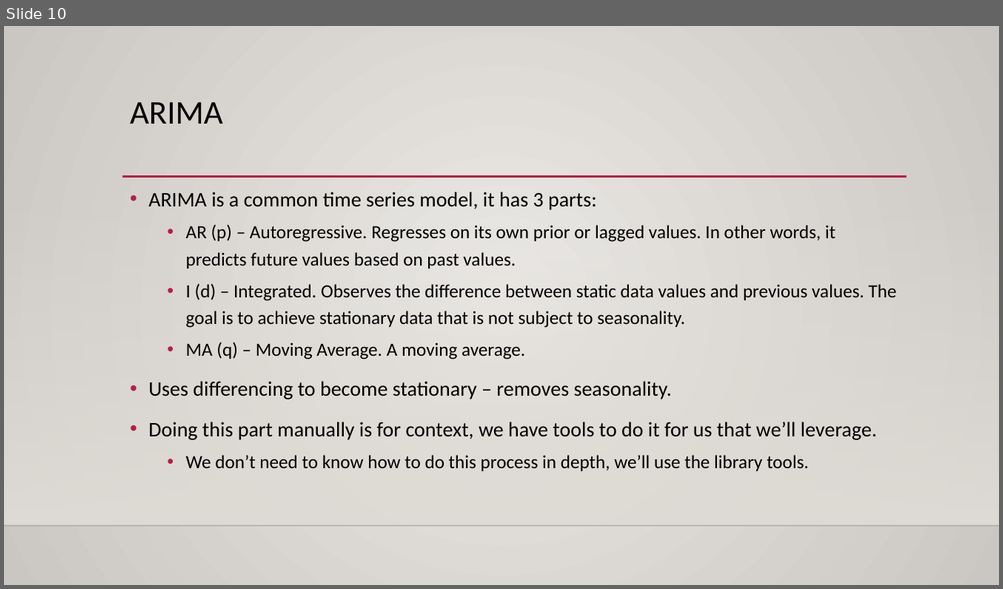
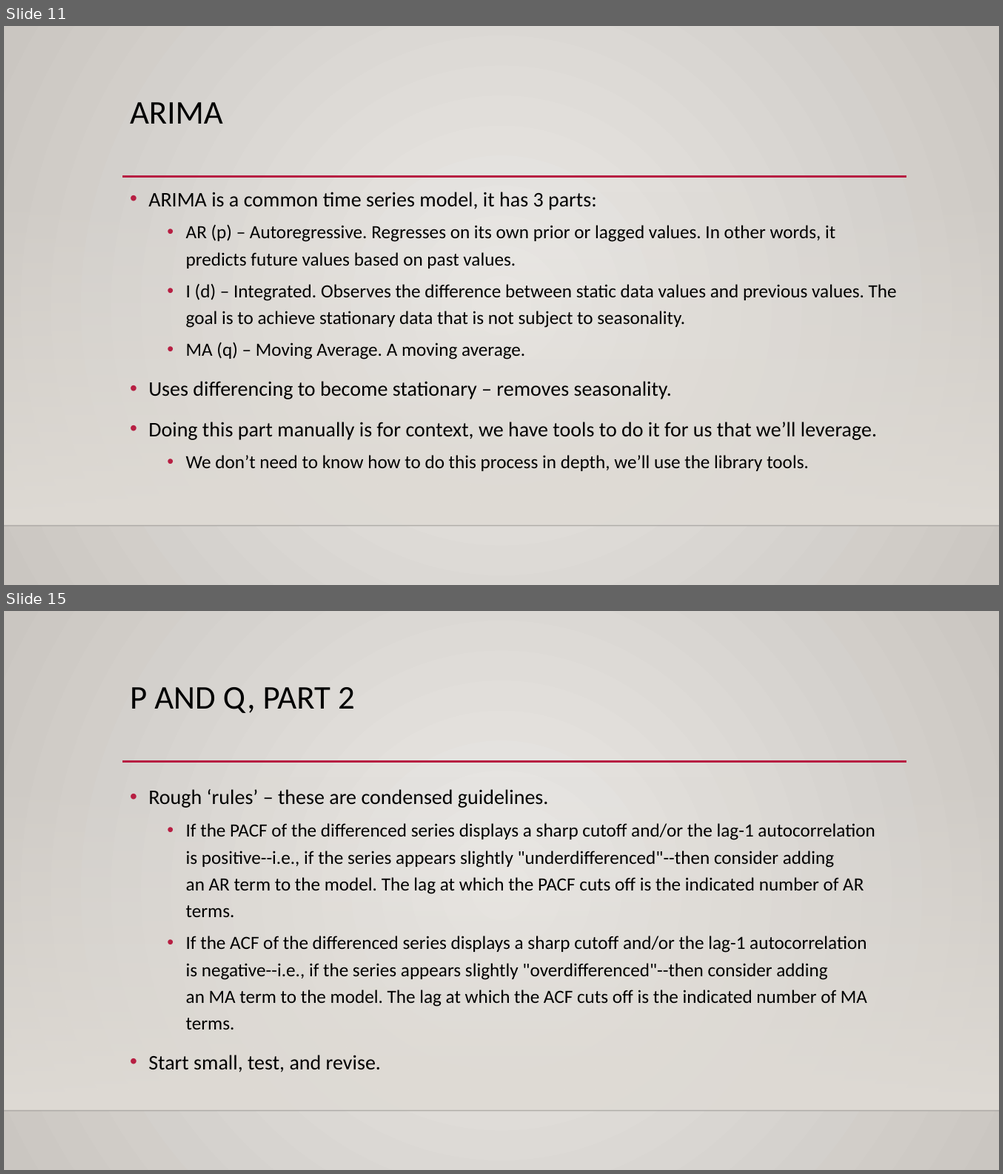
Before and after one commit to calvint13/Intro_to_Machine_Learning_Student_Workbooks, a slide deck: reference_content/Slides/TimeSeries.pptx. Shown one above the other, each under a label of ours: slide 10 before the commit, slides 11 and 15 after it; the slides between them are not shown. The pictures are 1003x589 and 1003x1174 pixels, drawn with LibreOffice and Linux fonts; fonts in the diff are those of the drawing; background and template pictures are left out. Boxes give left, top, right and bottom in pixels: in the first picture for what was removed or moved away, otherwise in the second. Text is boxed around its words. In the diff, an @@ line names an element or a change of style, - is before the commit and + after.

```diff
--- a/reference_content/Slides/TimeSeries.pptx
+++ b/reference_content/Slides/TimeSeries.pptx
@@ slide 15 added at bbox=[4, 611, 999, 1170], background gradient #ECEAE7 to #CAC7C1; not listed: 3 template elements that a slide beside it also shows @@
@@ title added at bbox=[130, 687, 355, 713], 32 pt, text #000000 @@
+P AND Q, PART 2
@@ text added at bbox=[148, 789, 874, 1073], 18 pt, text #000000 @@
+• Rough ‘rules’ – these are condensed guidelines.
+  • If the PACF of the differenced series displays a sharp cutoff and/or the lag-1 autocorrelation is positive--i.e., if the series appears slightly "underdifferenced"--then consider adding an AR term to the model. The lag at which the PACF cuts off is the indicated number of AR terms.
+  • If the ACF of the differenced series displays a sharp cutoff and/or the lag-1 autocorrelation is negative--i.e., if the series appears slightly "overdifferenced"--then consider adding an MA term to the model. The lag at which the ACF cuts off is the indicated number of MA terms.
+• Start small, test, and revise.
@@ what was slide 10 is now slide 11 @@
```
Also in this commit, not shown: 4 slides changed, 4 other slides added, 1 slide removed, 4 other files.
